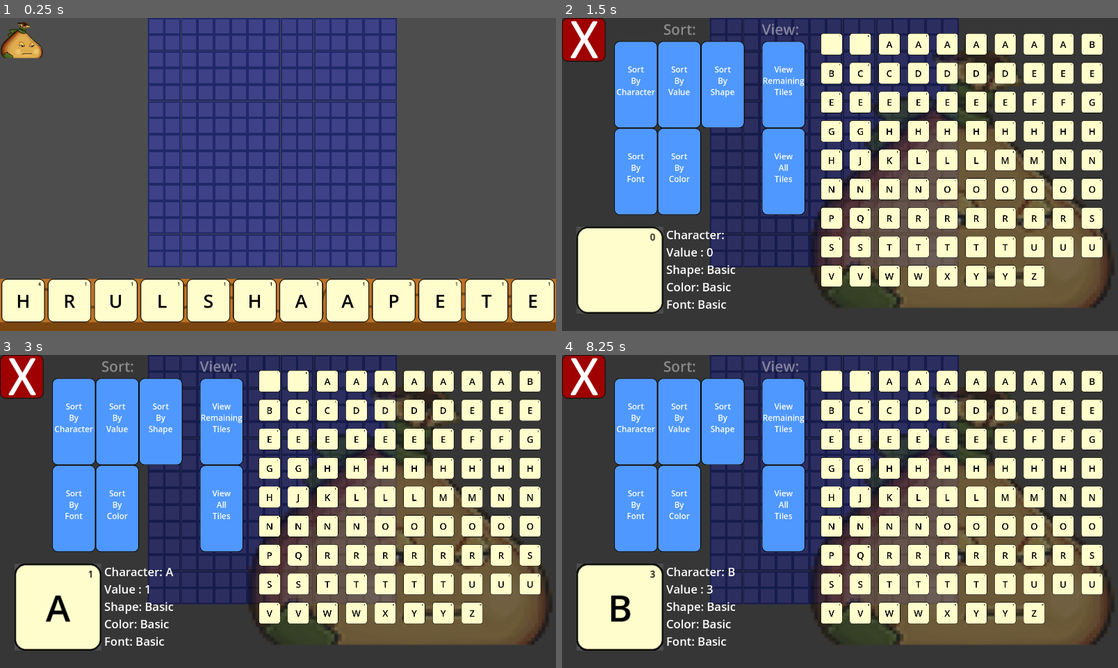
Above: before the commit, frames 1-4 (two rows, left to right).
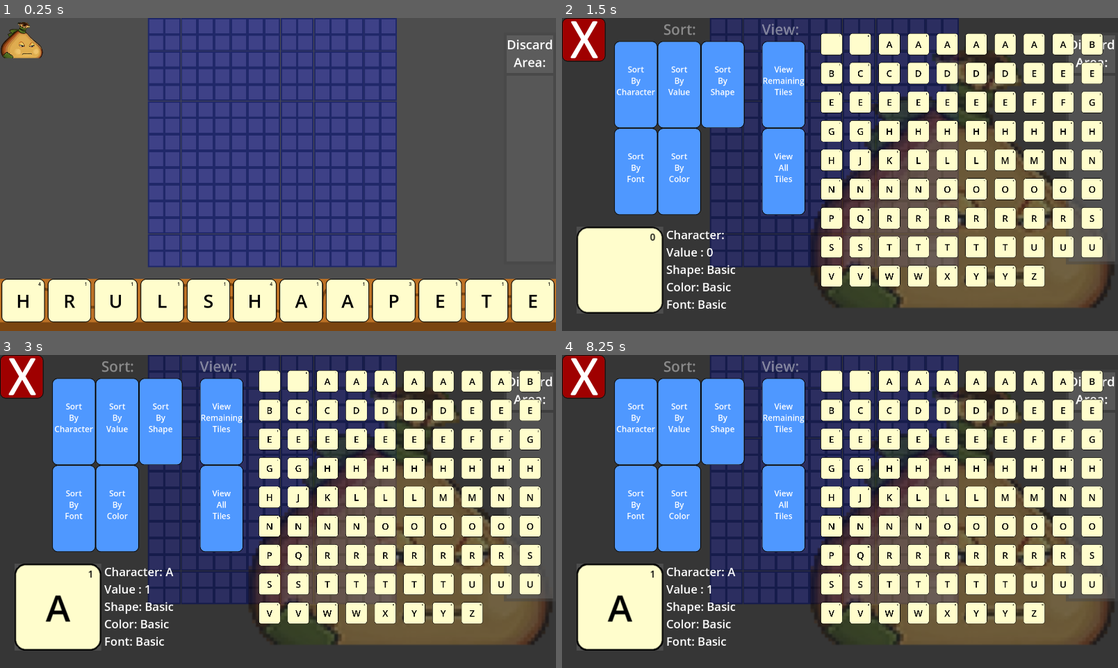
Above: after the commit, the same moments.

Repository: JRoeseph/Scribes
Game: Godot game, scene res://scenes/main_environment.tscn
Same seed, same stepped clock (60 frames per second), same inputs: the game is played once before the commit and once after it.
Inputs (mouse positions are in pixels of both pictures, inside the frame that each line leads up to):
- Up to frame 1 (0.25 s): no input
- Up to frame 2 (1.5 s): click (584, 39) at 0.5 s; click (828, 43) at 1.25 s
- Up to frame 3 (3 s): click (300, 380) at 2.02 s; click (328, 380) at 2.77 s
- Up to frame 4 (8.25 s): click (917, 380) at 3.52 s; click (945, 380) at 4.27 s; click (973, 380) at 5.02 s; click (1006, 380) at 5.77 s; click (1034, 380) at 6.52 s; click (1062, 380) at 7.27 s; click (1090, 380) at 8.02 s

The runs differ from the first frame. In frame 1, 0.2% of the frame differs, in the area x 48-100%, y 6-86%; in frame 2, 3.2%; in frame 3, 3.2%; in frame 4, 3.5%, in the area x 8-100%, y 5-86%.

Commit message:
Added textures for discard area

Diff:
--- a/data/basic_bag.json
+++ b/data/basic_bag.json
@@ -253,63 +253,63 @@
 	],
 	[
 		"H",
-		1,
-		"BASIC",
-		"BASIC",
-		"BASIC",
-	],
-	[
-		"H",
-		1,
-		"BASIC",
-		"BASIC",
-		"BASIC",
-	],
-	[
-		"H",
-		1,
-		"BASIC",
-		"BASIC",
-		"BASIC",
-	],
-	[
-		"H",
-		1,
-		"BASIC",
-		"BASIC",
-		"BASIC",
-	],
-	[
-		"H",
-		1,
-		"BASIC",
-		"BASIC",
-		"BASIC",
-	],
-	[
-		"H",
-		1,
-		"BASIC",
-		"BASIC",
-		"BASIC",
-	],
-	[
-		"H",
-		1,
-		"BASIC",
-		"BASIC",
-		"BASIC",
-	],
-	[
-		"H",
-		1,
-		"BASIC",
-		"BASIC",
-		"BASIC",
-	],
-	[
-		"H",
-		1,
+		4,
+		"BASIC",
+		"BASIC",
+		"BASIC",
+	],
+	[
+		"H",
+		4,
+		"BASIC",
+		"BASIC",
+		"BASIC",
+	],
+	[
+		"H",
+		4,
+		"BASIC",
+		"BASIC",
+		"BASIC",
+	],
+	[
+		"H",
+		4,
+		"BASIC",
+		"BASIC",
+		"BASIC",
+	],
+	[
+		"H",
+		4,
+		"BASIC",
+		"BASIC",
+		"BASIC",
+	],
+	[
+		"H",
+		4,
+		"BASIC",
+		"BASIC",
+		"BASIC",
+	],
+	[
+		"H",
+		4,
+		"BASIC",
+		"BASIC",
+		"BASIC",
+	],
+	[
+		"H",
+		4,
+		"BASIC",
+		"BASIC",
+		"BASIC",
+	],
+	[
+		"H",
+		4,
 		"BASIC",
 		"BASIC",
 		"BASIC",
--- a/scenes/main_environment.tscn
+++ b/scenes/main_environment.tscn
@@ -456,6 +456,47 @@
 text = "Font:
 "
 
+[node name="DiscardArea" type="Control" parent="."]
+layout_mode = 3
+anchors_preset = 0
+offset_left = 1740.0
+offset_top = 50.0
+offset_right = 1920.0
+offset_bottom = 850.0
+
+[node name="BaseColor" type="ColorRect" parent="DiscardArea"]
+layout_mode = 0
+offset_right = 180.0
+offset_bottom = 800.0
+color = Color(0.27451, 0.27451, 0.27451, 0.501961)
+
+[node name="TextArea" type="ColorRect" parent="DiscardArea"]
+layout_mode = 0
+offset_left = 10.0
+offset_top = 10.0
+offset_right = 170.0
+offset_bottom = 140.0
+color = Color(0.431373, 0.431373, 0.431373, 0.501961)
+
+[node name="RichTextLabel" type="RichTextLabel" parent="DiscardArea"]
+layout_mode = 0
+offset_left = 10.0
+offset_top = 10.0
+offset_right = 170.0
+offset_bottom = 140.0
+theme_override_font_sizes/normal_font_size = 44
+bbcode_enabled = true
+text = "[center]Discard
+Area:"
+
+[node name="ColorRect" type="ColorRect" parent="DiscardArea"]
+layout_mode = 0
+offset_left = 10.0
+offset_top = 150.0
+offset_right = 170.0
+offset_bottom = 790.0
+color = Color(0.392157, 0.392157, 0.392157, 0.501961)
+
 [connection signal="pressed" from="Bag" to="Bag" method="_on_pressed"]
 [connection signal="pressed" from="BagMenu/CloseButton" to="BagMenu" method="_on_close_button_pressed"]
 [connection signal="pressed" from="BagMenu/ViewRemaining" to="BagMenu" method="_on_view_remaining_pressed"]
